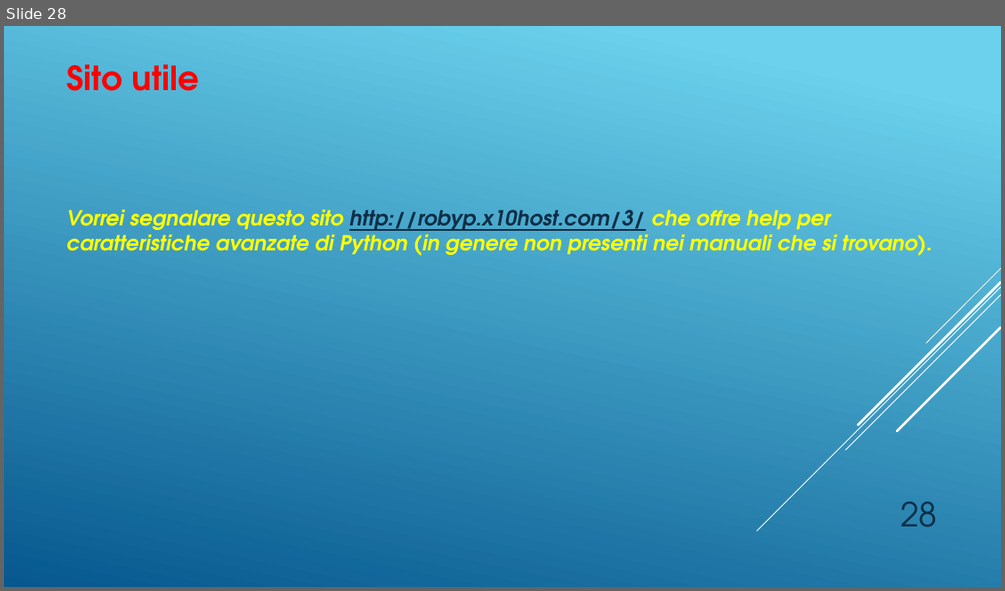
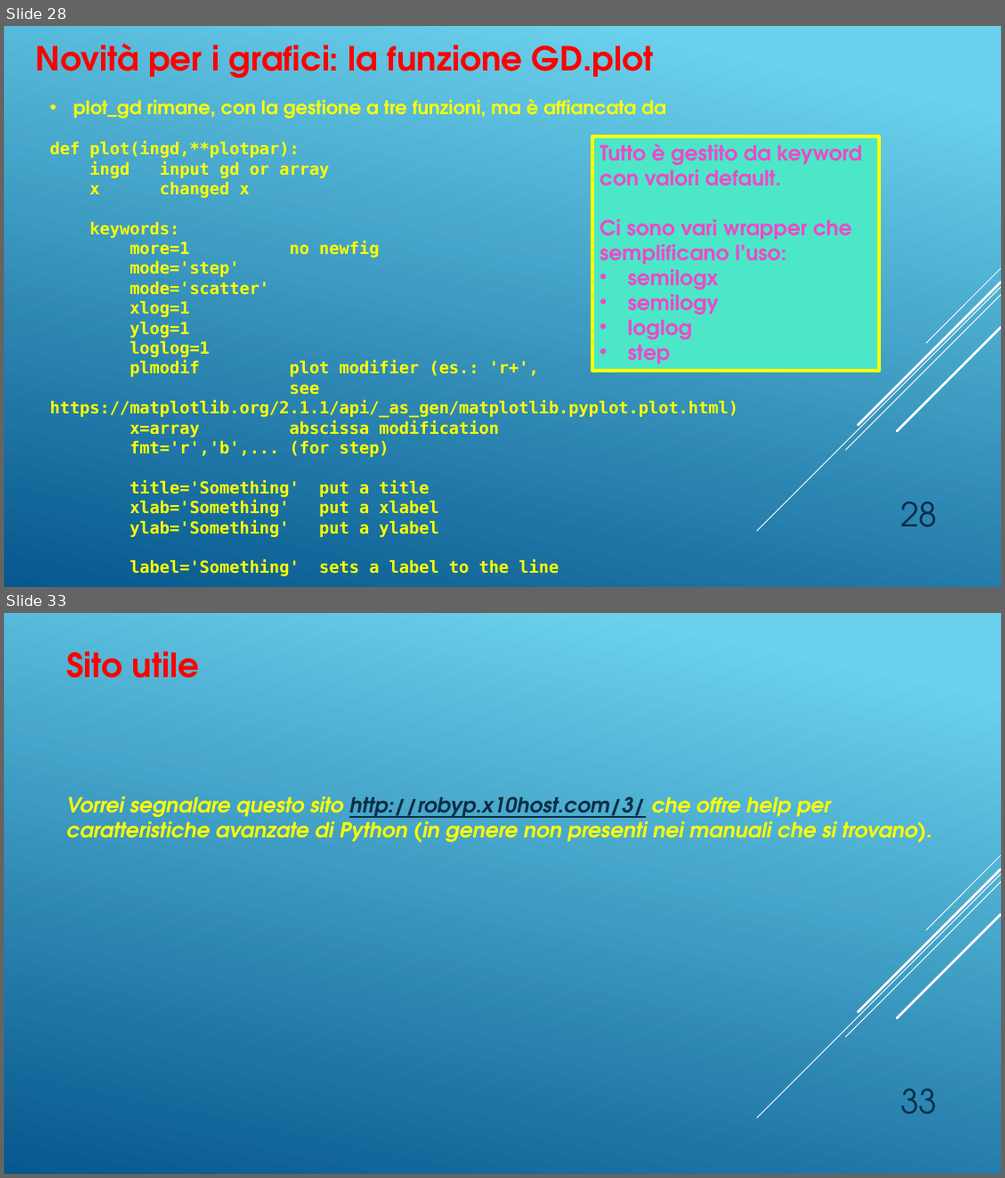
Before and after one commit to SerFrasca/SnagPy, a slide deck: doc/SnagPy04.pptx. Shown one above the other, each under a label of ours: slide 28 before the commit, slides 28 and 33 after it; the slides between them are not shown. The pictures are 1005x591 and 1005x1178 pixels, drawn with LibreOffice and Linux fonts; fonts in the diff are those of the drawing. Boxes give left, top, right and bottom in pixels: in the first picture for what was removed or moved away, otherwise in the second. Text is boxed around its words. In the diff, an @@ line names an element or a change of style, - is before the commit and + after.

```diff
--- a/doc/SnagPy04.pptx
+++ b/doc/SnagPy04.pptx
@@ slide 28 added at box(4, 26, 1001, 587), background gradient #6ED2EB to #06588E; not listed: 5 template elements that a slide beside it also shows @@
@@ text added at box(36, 43, 654, 79), 32 pt, text #FF0000, bold @@
+Novità per i grafici: la funzione GD.plot
@@ text added at box(50, 99, 738, 576), 16 pt, text #FFFF00, bold @@
+• plot_gd rimane, con la gestione a tre funzioni, ma è affiancata da
+def plot(ingd,**plotpar):
+ingd input gd or array
+x changed x
+keywords:
+more=1 no newfig
+mode='step'
+mode='scatter'
+xlog=1
+ylog=1
+loglog=1
+plmodif plot modifier (es.: 'r+',
+see https://matplotlib.org/2.1.1/api/_as_gen/matplotlib.pyplot.plot.html)
+x=array abscissa modification
+fmt='r','b',... (for step)
+title='Something' put a title
+xlab='Something' put a xlabel
+ylab='Something' put a ylabel
+label='Something' sets a label to the line
@@ rectangle added at box(592, 136, 880, 370), fill #4BE7C8, outline #FFFF00 3.5 pt, 20 pt, text #EF48C9, bold @@
+Tutto è gestito da keyword con valori default.
+Ci sono vari wrapper che semplificano l’uso:
+• semilogx
+• semilogy
+• loglog
+• step
@@ page number added at box(900, 501, 937, 527), 32 pt, text #0A304A @@
+28
@@ what was slide 28 is now slide 33 @@
@@ page number at box(900, 1088, 937, 1114): text changed @@
-28
+33
```
Also in this commit, not shown: 6 slides changed, 4 other slides added, 3 other files.
